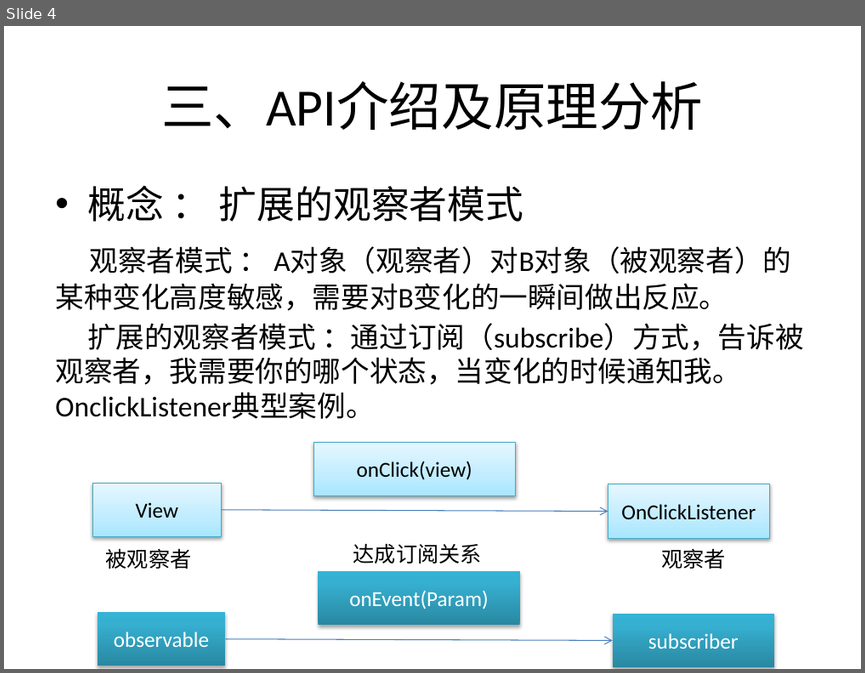
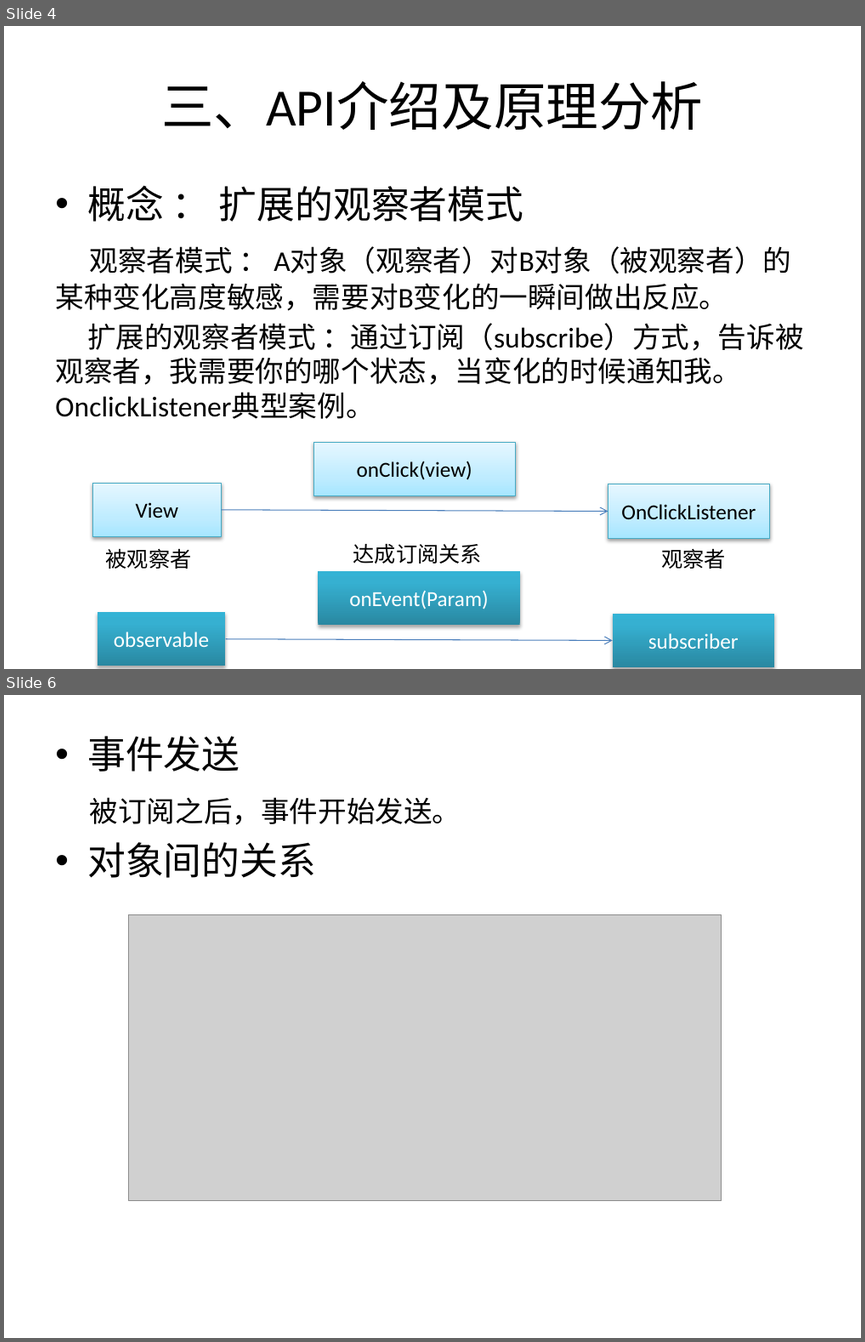
Before and after one commit to YongHuiLuo/TinyEasyView, a slide deck: RxJava 简介.pptx. Shown one above the other, each under a label of ours: slide 4 before the commit, slides 4 and 6 after it; the slides between them are not shown. The pictures are 865x673 and 865x1342 pixels, drawn with LibreOffice and Linux fonts; fonts in the diff are those of the drawing; grey boxes stand for pictures. Boxes give left, top, right and bottom in pixels: in the first picture for what was removed or moved away, otherwise in the second. Text is boxed around its words. In the diff, an @@ line names an element or a change of style, - is before the commit and + after.

```diff
--- a/RxJava 简介.pptx
+++ b/RxJava 简介.pptx
@@ slide 6 added at (x1=4, y1=695, x2=861, y2=1338), background #FFFFFF @@
@@ text added at (x1=87, y1=736, x2=461, y2=878), 24 pt, text #000000 @@
+• 事件发送
+被订阅之后，事件开始发送。
+• 对象间的关系
@@ picture added at (x1=129, y1=915, x2=722, y2=1201) @@
```
Also in this commit, not shown: 4 other slides added, 8 other files.
